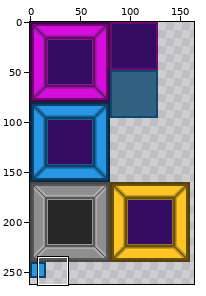
Pixel-art file: Assets/Images/Sprites/Level1/tilemap.aseprite. Above: a wide view before the commit, with the close-up outlined.
Close-up. Before the edit:
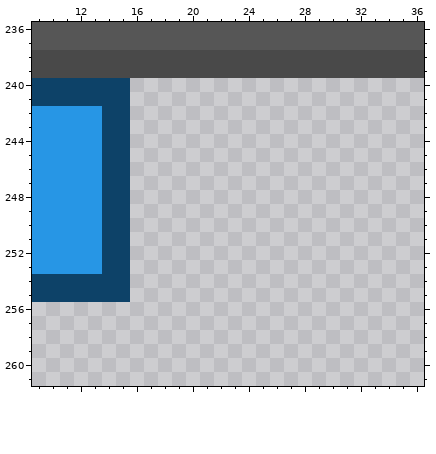
176x272 pixels, 1 frame. Shown: x 9..36, y 236..261. The wide view leaves out empty margins.
Once edited:
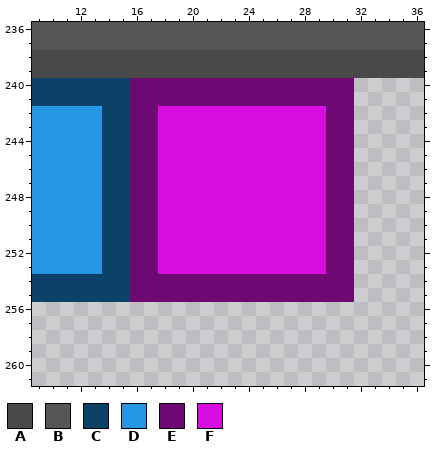
Palette (. is transparent): A #494949  B #565656  C #0d4268  D #2796e5  E #6e0872  F #d70ddf
The exact change:
The author put colour E in rows 240 to 241 at x 16 to 31; in rows 242 to 253 at x 16 to 17 and 30 to 31; in rows 254 to 255 at x 16 to 31.
The author put colour F in rows 242 to 253 at x 18 to 29.
